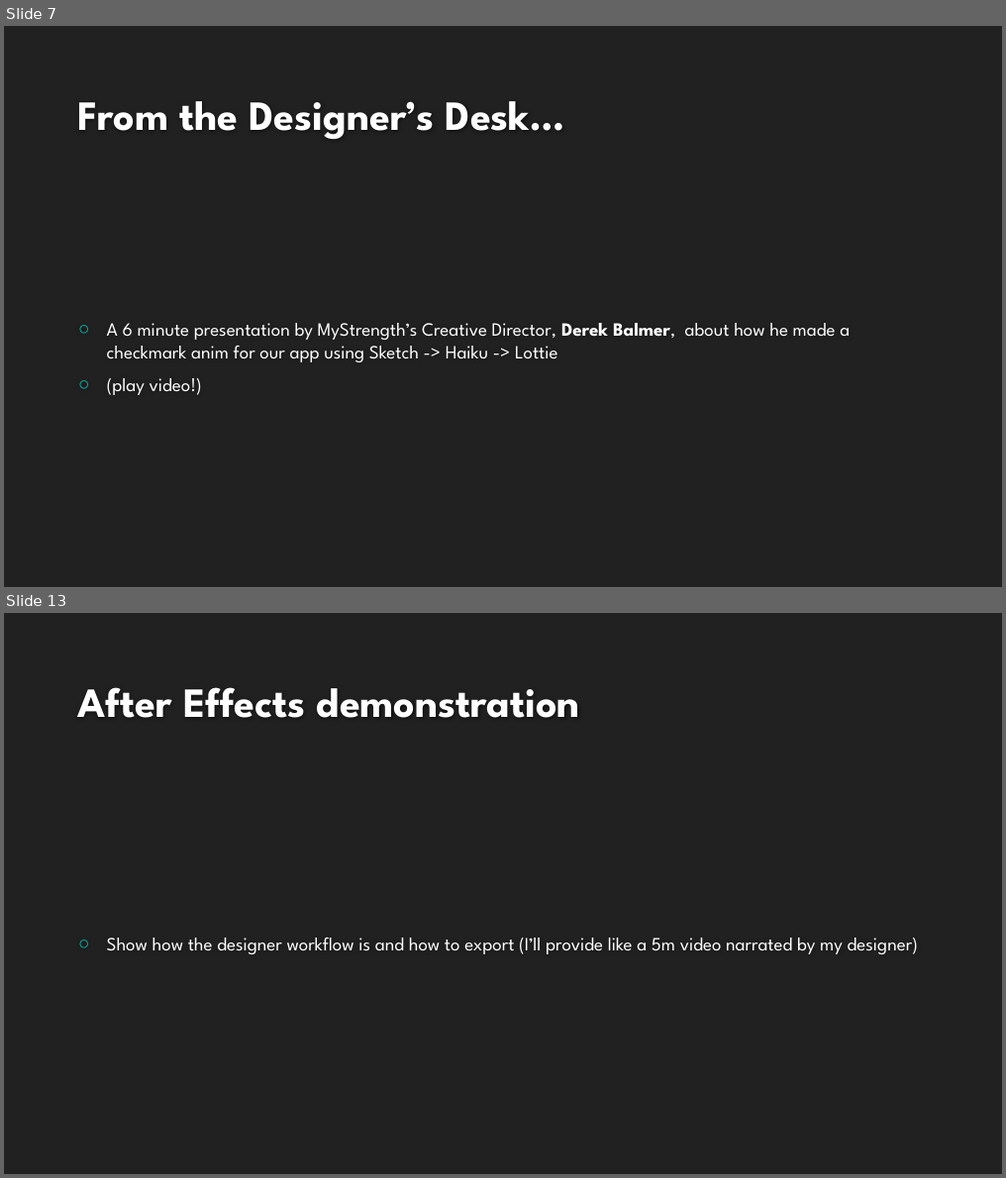
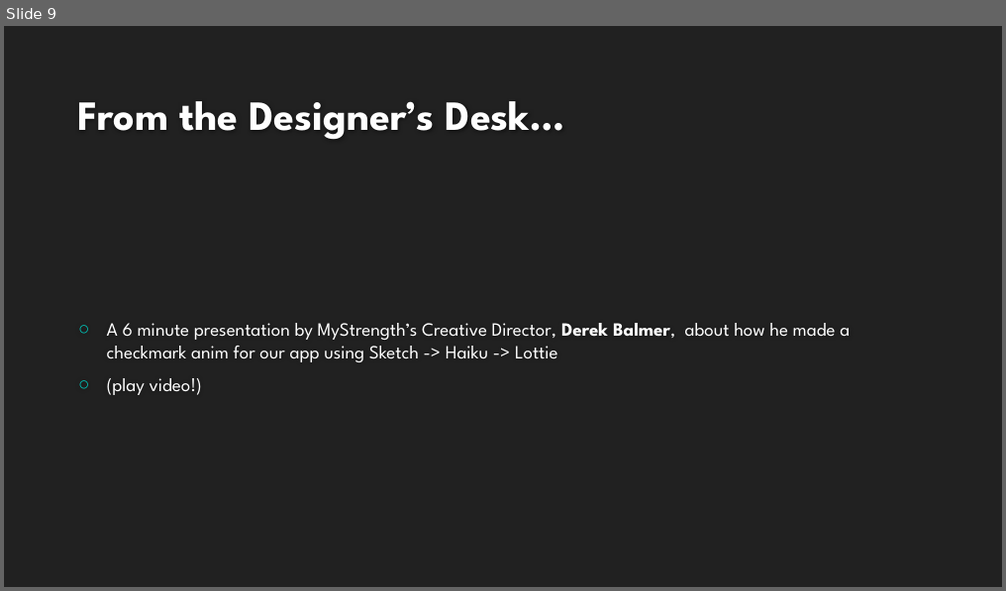
Before and after one commit to saamerm/Xamarin-Native-Forms-Swift-Lottie, a slide deck: Presentation.pptx. Shown one above the other, each under a label of ours: slides 7 and 13 before the commit, slide 9 after it; the slides between them are not shown. The pictures are 1006x1178 and 1006x591 pixels, drawn with LibreOffice and Linux fonts; fonts in the diff are those of the drawing; background and template pictures are left out. Boxes give left, top, right and bottom in pixels: in the first picture for what was removed or moved away, otherwise in the second. Text is boxed around its words. In the diff, an @@ line names an element or a change of style, - is before the commit and + after.

```diff
--- a/Presentation.pptx
+++ b/Presentation.pptx
@@ slide 13 removed at box(4, 613, 1002, 1174), background #212121 @@
@@ title removed at box(78, 687, 580, 718) @@
-After Effects demonstration
@@ text removed at box(107, 938, 918, 955) @@
-○ Show how the designer workflow is and how to export (I’ll provide like a 5m video narrated by my designer)
@@ what was slide 7 is now slide 9 @@
```
Also in this commit, not shown: 4 slides changed, 3 slides added, 4 other slides removed.
